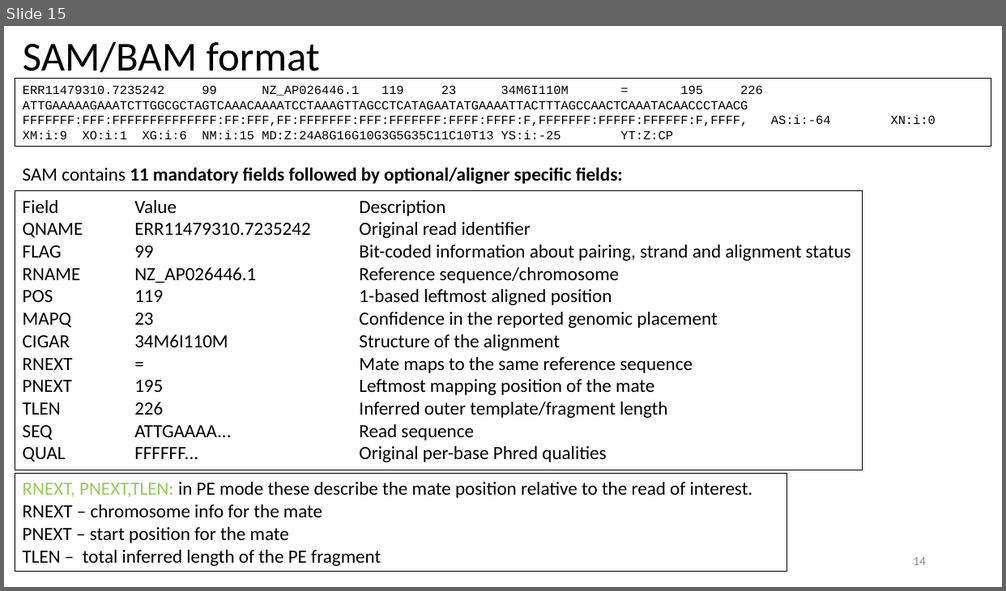
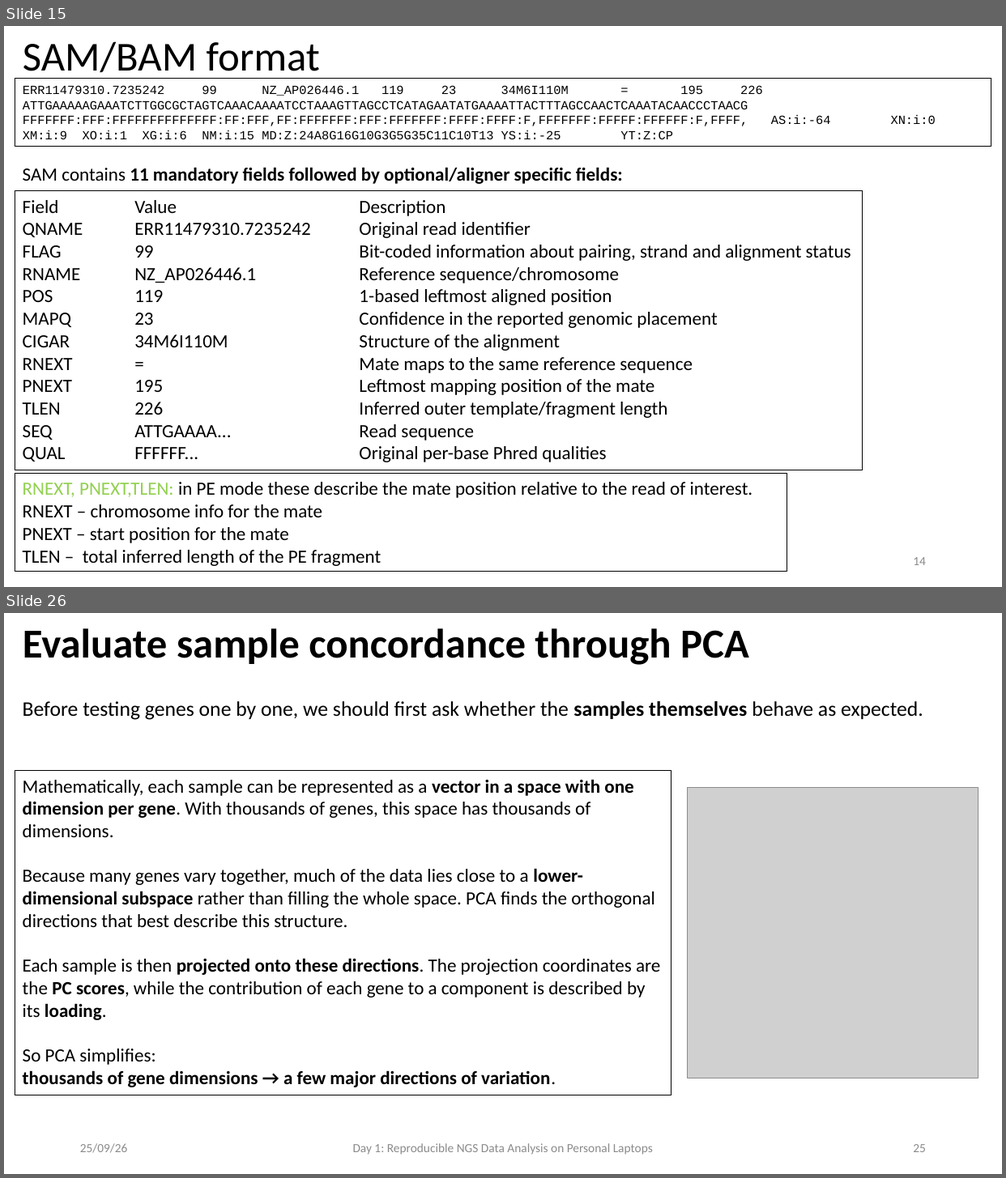
Before and after one commit to fgualdr/reproducible-ngs-workshop, a slide deck: power_point/Day2.pptx. Shown one above the other, each under a label of ours: slide 15 before the commit, slides 15 and 26 after it; the slides between them are not shown. The pictures are 1006x591 and 1006x1178 pixels, drawn with LibreOffice and Linux fonts; fonts in the diff are those of the drawing; grey boxes stand for pictures. Boxes give left, top, right and bottom in pixels: in the first picture for what was removed or moved away, otherwise in the second. Text is boxed around its words. In the diff, an @@ line names an element or a change of style, - is before the commit and + after.

```diff
--- a/power_point/Day2.pptx
+++ b/power_point/Day2.pptx
@@ slide 26 added at box(4, 613, 1002, 1174), background #FFFFFF @@
@@ title added at box(23, 628, 749, 665), 39.6 pt, text #000000, bold @@
+Evaluate sample concordance through PCA
@@ text added at box(23, 701, 923, 720), 20 pt, text #000000 @@
+Before testing genes one by one, we should first ask whether the samples themselves behave as expected.
@@ rectangle added at box(15, 770, 671, 1095), outline #000000 0.75 pt, 18 pt, text #000000 @@
+Mathematically, each sample can be represented as a vector in a space with one dimension per gene. With thousands of genes, this space has thousands of dimensions.
+Because many genes vary together, much of the data lies close to a lower-dimensional subspace rather than filling the whole space. PCA finds the orthogonal directions that best describe this structure.
+Each sample is then projected onto these directions. The projection coordinates are the PC scores, while the contribution of each gene to a component is described by its loading.
+So PCA simplifies:
+thousands of gene dimensions → a few major directions of variation.
@@ picture added at box(688, 787, 978, 1078) @@
@@ text added at box(80, 1144, 128, 1153), 12 pt, text #8C8C8C @@
+25/09/26
@@ text added at box(353, 1144, 653, 1155), 12 pt, text #8C8C8C @@
+Day 1: Reproducible NGS Data Analysis on Personal Laptops
@@ page number added at box(913, 1144, 926, 1152), 12 pt, text #8C8C8C @@
+25
```
Also in this commit, not shown: 20 slides changed, 7 other slides added, 40 other files.
